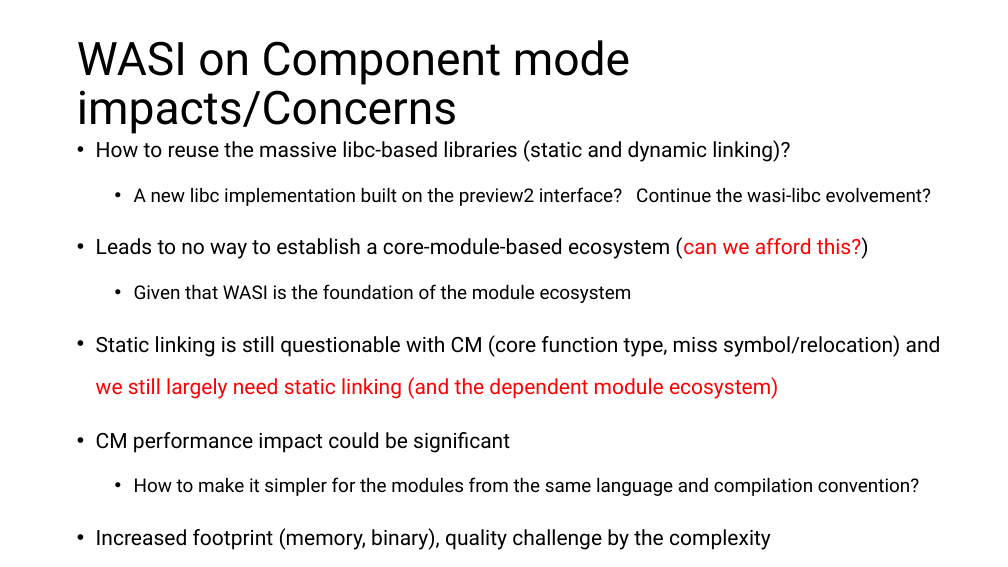
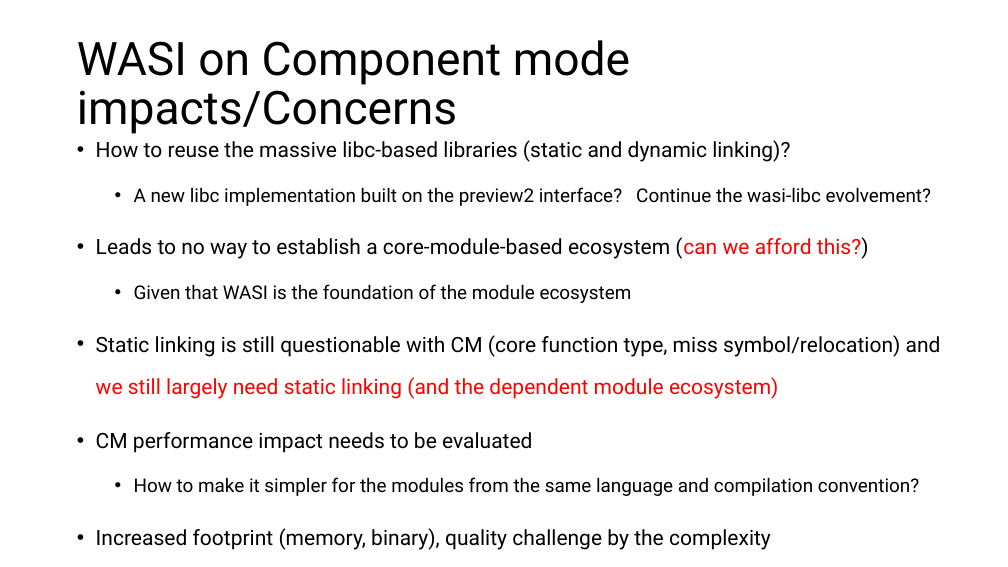
Before and after one commit to bytecodealliance/meetings, a slide deck: slide 10 of wamr/materials/wasi-component-model-evaluation.pptx. Drawn at 1008x567 pixels with LibreOffice and Linux fonts; fonts in the diff are those of the drawing. Boxes give left, top, right and bottom in pixels: in the first picture for what was removed or moved away, otherwise in the second. Text is boxed around its words. In the diff, an @@ line names an element or a change of style, - is before the commit and + after.

```diff
--- a/wamr/materials/wasi-component-model-evaluation.pptx
+++ b/wamr/materials/wasi-component-model-evaluation.pptx
@@ text at (96,432,532,453): text changed @@
-• CM performance impact could be significant
+• CM performance impact needs to be evaluated
```
Also in this commit, not shown: 1 other slide changed.
